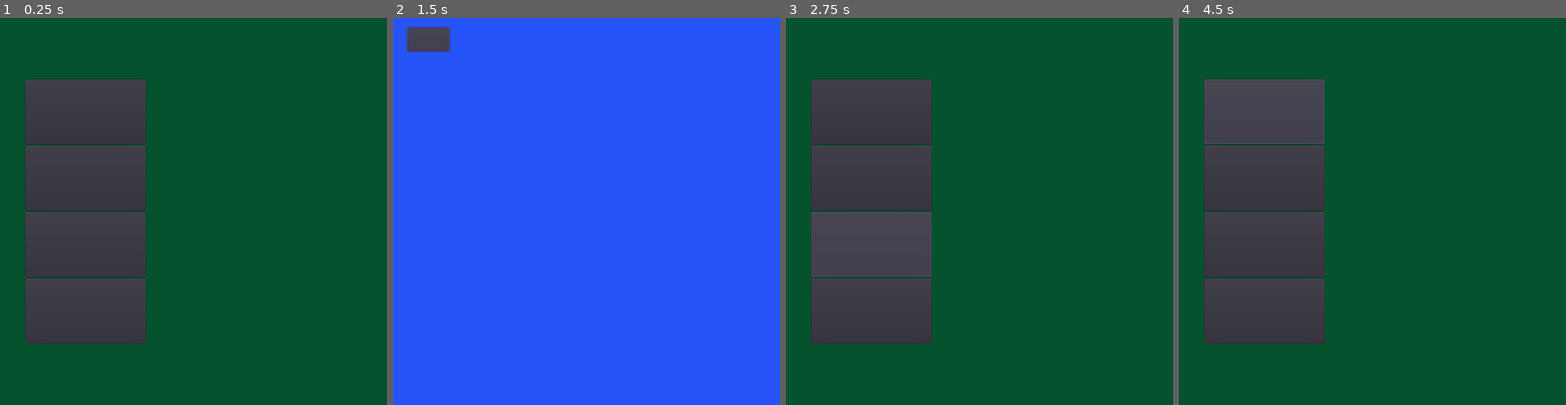
Above: before the commit, frames 1-4 (left to right).
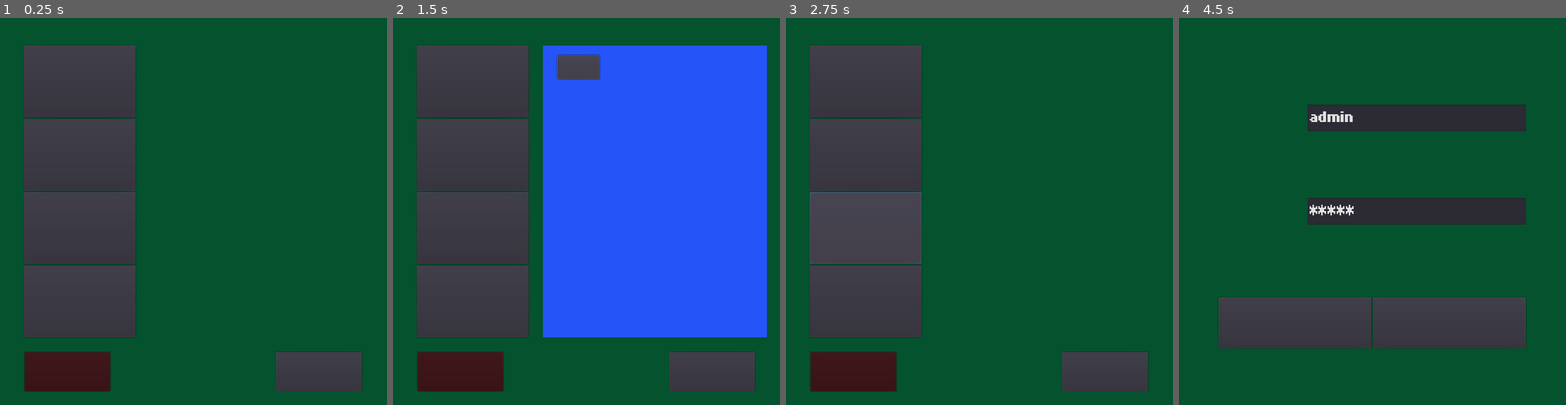
Above: after the commit, the same moments.

Repository: UPDCS192Group4/PusoyDosOnline
Game: Godot game, scene res://Home/Home.tscn
The game is run twice, just before and just after one commit, with the same random seed, the same clock (stepped at 60 frames per second) and the same inputs. This scene is started directly instead of the project's main scene.
Inputs (mouse positions are in pixels of both pictures, inside the frame that each line leads up to):
- Up to frame 1 (0.25 s): no input
- Up to frame 2 (1.5 s): click "LEADERBOARDS" at 0.5 s; click "HOME" at 1.25 s
- Up to frame 3 (2.75 s): click "Rules" at 2 s
- Up to frame 4 (4.5 s): click "Donate" at 2.75 s; click (1244, 370) at 3.5 s, where only the run after the commit has a clickable "LOGOUT"; click (1264, 110) at 4.25 s, where only the run before the commit has a clickable "PLAY"

The runs differ from the first frame. In frame 1, 10% of the frame differs, in the area x 6-94%, y 7-97%; in frame 2, 57%, in the area x 0-100%, y 0-100%; in frame 3, 10%; in frame 4, 32%.
Error before the commit: Invalid operands 'String' and 'Nil' in operator '+'. (res://Leaderboards/Leaderboards.gd:12)

Commit message:
Add logout/friends button, moved leaderboards screen to sidepanel

Diff:
--- a/project/Home/Home.gd
+++ b/project/Home/Home.gd
@@ -1,4 +1,7 @@
 extends Control
+
+var sidepanel = null
+var leaderboards_scene = preload("res://Leaderboards/Leaderboards.tscn")
 
 func _ready():
 	$ClearRequest.connect("request_completed", self, "_on_ClearRequest_request_completed")
@@ -82,4 +85,11 @@
 	get_tree().change_scene("res://Game/Game.tscn")
 
 func showLeaderboards():
-	get_tree().change_scene("res://Leaderboards/Leaderboards.tscn")
+	#get_tree().change_scene("res://Leaderboards/Leaderboards.tscn")
+	sidepanel = leaderboards_scene.instance()
+	$ContainerBox/ContainerBox/Sidepanel.add_child(sidepanel)
+
+
+func _on_LogoutButton_pressed():
+	AccountInfo.logout()
+	get_tree().change_scene("res://Home/Login.tscn")
--- a/project/Home/Home.tscn
+++ b/project/Home/Home.tscn
@@ -20,6 +20,9 @@
 anchor_right = 1.0
 anchor_bottom = 1.0
 color = Color( 0.0156863, 0.32549, 0.180392, 1 )
+__meta__ = {
+"_edit_use_anchors_": false
+}
 
 [node name="ContainerBox" type="VBoxContainer" parent="."]
 anchor_right = 1.0
@@ -30,105 +33,204 @@
 
 [node name="DummyBox" type="HBoxContainer" parent="ContainerBox"]
 margin_right = 1024.0
-margin_bottom = 158.0
-size_flags_horizontal = 3
-size_flags_vertical = 3
+margin_bottom = 69.0
+size_flags_horizontal = 3
+size_flags_vertical = 3
+size_flags_stretch_ratio = 0.4
 
 [node name="ContainerBox" type="HBoxContainer" parent="ContainerBox"]
-margin_top = 162.0
-margin_right = 1024.0
-margin_bottom = 861.0
+margin_top = 73.0
+margin_right = 1024.0
+margin_bottom = 845.0
 size_flags_horizontal = 3
 size_flags_vertical = 3
 size_flags_stretch_ratio = 4.42
 
 [node name="DummyBox" type="VBoxContainer" parent="ContainerBox/ContainerBox"]
-margin_right = 63.0
-margin_bottom = 699.0
+margin_right = 59.0
+margin_bottom = 772.0
 size_flags_horizontal = 3
 size_flags_vertical = 3
 size_flags_stretch_ratio = 0.2
 
 [node name="ContainerBox" type="VBoxContainer" parent="ContainerBox/ContainerBox"]
-margin_left = 67.0
-margin_right = 385.0
-margin_bottom = 699.0
+margin_left = 63.0
+margin_right = 359.0
+margin_bottom = 772.0
 size_flags_horizontal = 3
 size_flags_vertical = 3
 
 [node name="Play" type="VBoxContainer" parent="ContainerBox/ContainerBox/ContainerBox"]
-margin_right = 318.0
-margin_bottom = 171.0
+margin_right = 296.0
+margin_bottom = 190.0
 size_flags_horizontal = 3
 size_flags_vertical = 3
 
 [node name="PlayButton" type="Button" parent="ContainerBox/ContainerBox/ContainerBox/Play"]
-margin_right = 318.0
-margin_bottom = 171.0
+margin_right = 296.0
+margin_bottom = 190.0
 size_flags_horizontal = 3
 size_flags_vertical = 3
 custom_fonts/font = ExtResource( 1 )
 text = "PLAY"
 
 [node name="LeaderBoards" type="VBoxContainer" parent="ContainerBox/ContainerBox/ContainerBox"]
-margin_top = 175.0
-margin_right = 318.0
-margin_bottom = 347.0
+margin_top = 194.0
+margin_right = 296.0
+margin_bottom = 384.0
 size_flags_horizontal = 3
 size_flags_vertical = 3
 
 [node name="Button" type="Button" parent="ContainerBox/ContainerBox/ContainerBox/LeaderBoards"]
-margin_right = 318.0
-margin_bottom = 172.0
+margin_right = 296.0
+margin_bottom = 190.0
 size_flags_horizontal = 3
 size_flags_vertical = 3
 custom_fonts/font = ExtResource( 1 )
 text = "LEADERBOARDS"
 
 [node name="Rules" type="VBoxContainer" parent="ContainerBox/ContainerBox/ContainerBox"]
-margin_top = 351.0
-margin_right = 318.0
-margin_bottom = 523.0
+margin_top = 388.0
+margin_right = 296.0
+margin_bottom = 578.0
 size_flags_horizontal = 3
 size_flags_vertical = 3
 
 [node name="Button" type="Button" parent="ContainerBox/ContainerBox/ContainerBox/Rules"]
-margin_right = 318.0
-margin_bottom = 172.0
+margin_right = 296.0
+margin_bottom = 190.0
 size_flags_horizontal = 3
 size_flags_vertical = 3
 custom_fonts/font = ExtResource( 1 )
 text = "Rules"
 
 [node name="Donate" type="VBoxContainer" parent="ContainerBox/ContainerBox/ContainerBox"]
-margin_top = 527.0
-margin_right = 318.0
-margin_bottom = 699.0
+margin_top = 582.0
+margin_right = 296.0
+margin_bottom = 772.0
 size_flags_horizontal = 3
 size_flags_vertical = 3
 
 [node name="Button" type="Button" parent="ContainerBox/ContainerBox/ContainerBox/Donate"]
-margin_right = 318.0
-margin_bottom = 172.0
+margin_right = 296.0
+margin_bottom = 190.0
 size_flags_horizontal = 3
 size_flags_vertical = 3
 custom_fonts/font = ExtResource( 1 )
 text = "Donate"
 
-[node name="DummyBox2" type="VBoxContainer" parent="ContainerBox/ContainerBox"]
-margin_left = 389.0
-margin_right = 1024.0
-margin_bottom = 699.0
+[node name="DummyBox3" type="VBoxContainer" parent="ContainerBox/ContainerBox"]
+margin_left = 363.0
+margin_right = 393.0
+margin_bottom = 772.0
+size_flags_horizontal = 3
+size_flags_vertical = 3
+size_flags_stretch_ratio = 0.1
+
+[node name="Sidepanel" type="VBoxContainer" parent="ContainerBox/ContainerBox"]
+margin_left = 397.0
+margin_right = 990.0
+margin_bottom = 772.0
 size_flags_horizontal = 3
 size_flags_vertical = 3
 size_flags_stretch_ratio = 2.0
 
-[node name="DummyBox2" type="HBoxContainer" parent="ContainerBox"]
-margin_top = 865.0
+[node name="DummyBox4" type="VBoxContainer" parent="ContainerBox/ContainerBox"]
+margin_left = 994.0
+margin_right = 1024.0
+margin_bottom = 772.0
+size_flags_horizontal = 3
+size_flags_vertical = 3
+size_flags_stretch_ratio = 0.1
+
+[node name="BottomBox" type="VBoxContainer" parent="ContainerBox"]
+margin_top = 849.0
 margin_right = 1024.0
 margin_bottom = 1024.0
 size_flags_horizontal = 3
 size_flags_vertical = 3
+
+[node name="DummyBox" type="VBoxContainer" parent="ContainerBox/BottomBox"]
+margin_right = 1024.0
+margin_bottom = 31.0
+size_flags_horizontal = 3
+size_flags_vertical = 3
+size_flags_stretch_ratio = 0.3
+
+[node name="Buttons" type="HBoxContainer" parent="ContainerBox/BottomBox"]
+margin_top = 35.0
+margin_right = 1024.0
+margin_bottom = 139.0
+size_flags_horizontal = 3
+size_flags_vertical = 3
+
+[node name="DummyBox" type="VBoxContainer" parent="ContainerBox/BottomBox/Buttons"]
+margin_right = 61.0
+margin_bottom = 104.0
+size_flags_horizontal = 3
+size_flags_vertical = 3
+size_flags_stretch_ratio = 0.27
+
+[node name="Logout" type="VBoxContainer" parent="ContainerBox/BottomBox/Buttons"]
+margin_left = 65.0
+margin_right = 292.0
+margin_bottom = 104.0
+size_flags_horizontal = 3
+size_flags_vertical = 3
+__meta__ = {
+"_edit_use_anchors_": false
+}
+
+[node name="LogoutButton" type="Button" parent="ContainerBox/BottomBox/Buttons/Logout"]
+modulate = Color( 0.992157, 0.372549, 0.372549, 1 )
+margin_right = 227.0
+margin_bottom = 104.0
+size_flags_horizontal = 3
+size_flags_vertical = 3
+custom_fonts/font = ExtResource( 1 )
+text = "LOGOUT"
+
+[node name="DummyBox2" type="VBoxContainer" parent="ContainerBox/BottomBox/Buttons"]
+margin_left = 296.0
+margin_right = 727.0
+margin_bottom = 104.0
+size_flags_horizontal = 3
+size_flags_vertical = 3
+size_flags_stretch_ratio = 1.89
+
+[node name="Friends" type="VBoxContainer" parent="ContainerBox/BottomBox/Buttons"]
+margin_left = 731.0
+margin_right = 958.0
+margin_bottom = 104.0
+size_flags_horizontal = 3
+size_flags_vertical = 3
+__meta__ = {
+"_edit_use_anchors_": false
+}
+
+[node name="FriendsButton" type="Button" parent="ContainerBox/BottomBox/Buttons/Friends"]
+margin_right = 227.0
+margin_bottom = 104.0
+size_flags_horizontal = 3
+size_flags_vertical = 3
+custom_fonts/font = ExtResource( 1 )
+text = "FRIENDS"
+
+[node name="DummyBox3" type="VBoxContainer" parent="ContainerBox/BottomBox/Buttons"]
+margin_left = 962.0
+margin_right = 1024.0
+margin_bottom = 104.0
+size_flags_horizontal = 3
+size_flags_vertical = 3
+size_flags_stretch_ratio = 0.27
+
+[node name="DummyBox2" type="VBoxContainer" parent="ContainerBox/BottomBox"]
+margin_top = 143.0
+margin_right = 1024.0
+margin_bottom = 175.0
+size_flags_horizontal = 3
+size_flags_vertical = 3
+size_flags_stretch_ratio = 0.3
 
 [node name="ClearRequest" type="HTTPRequest" parent="."]
 
@@ -155,3 +257,4 @@
 
 [connection signal="pressed" from="ContainerBox/ContainerBox/ContainerBox/Play/PlayButton" to="." method="_on_PlayButton_pressed"]
 [connection signal="pressed" from="ContainerBox/ContainerBox/ContainerBox/LeaderBoards/Button" to="." method="_on_LeaderboardsButton_pressed"]
+[connection signal="pressed" from="ContainerBox/BottomBox/Buttons/Logout/LogoutButton" to="." method="_on_LogoutButton_pressed"]
--- a/project/Leaderboards/Leaderboards.gd
+++ b/project/Leaderboards/Leaderboards.gd
@@ -8,6 +8,8 @@
 	_get_leaderboards()
 
 func _get_leaderboards():
+	if AccountInfo.logged_in == false:
+		return 0
 	var url = URLs.leaderboards
 	var headers = ['Content-Type: application/json', 'Authorization: Bearer ' + URLs.access]
 	err = $LeaderboardsRequest.request(url,headers,false,HTTPClient.METHOD_GET)
--- a/project/Leaderboards/Leaderboards.tscn
+++ b/project/Leaderboards/Leaderboards.tscn
@@ -12,6 +12,8 @@
 [node name="Leaderboards" type="Control"]
 anchor_right = 1.0
 anchor_bottom = 1.0
+size_flags_horizontal = 3
+size_flags_vertical = 3
 script = ExtResource( 2 )
 __meta__ = {
 "_edit_use_anchors_": false
--- a/project/singletons/Account.gd
+++ b/project/singletons/Account.gd
@@ -11,3 +11,7 @@
 
 func setToken(token):
 	_token = token
+
+func logout():
+	logged_in = false
+	# _token = "" idk if I should touch this or nah
--- a/project/singletons/URLs.gd
+++ b/project/singletons/URLs.gd
@@ -8,6 +8,7 @@
 var profile = url + "/api/users/profile/"
 var leaderboards = url + "/api/users/leaderboard"
 var lobby_init = url + "/api/lobby/casual/"
+var friends = url + "/api/friends/"
 
 var access
 var refresh
